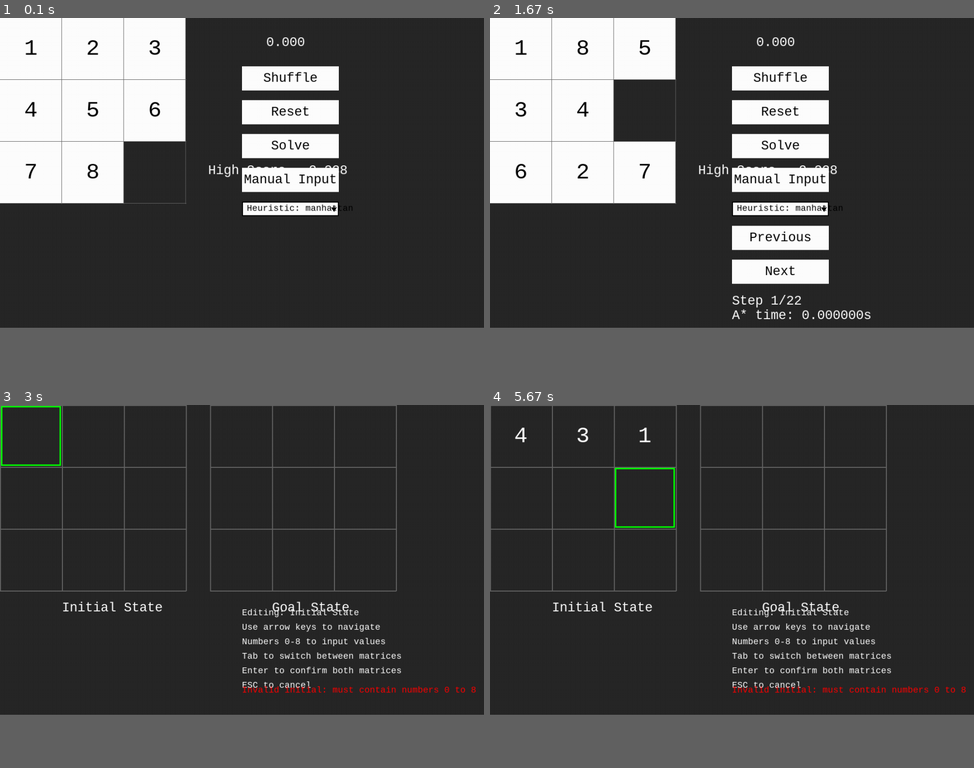
Above: before the commit, frames 1-4 (two rows, left to right).
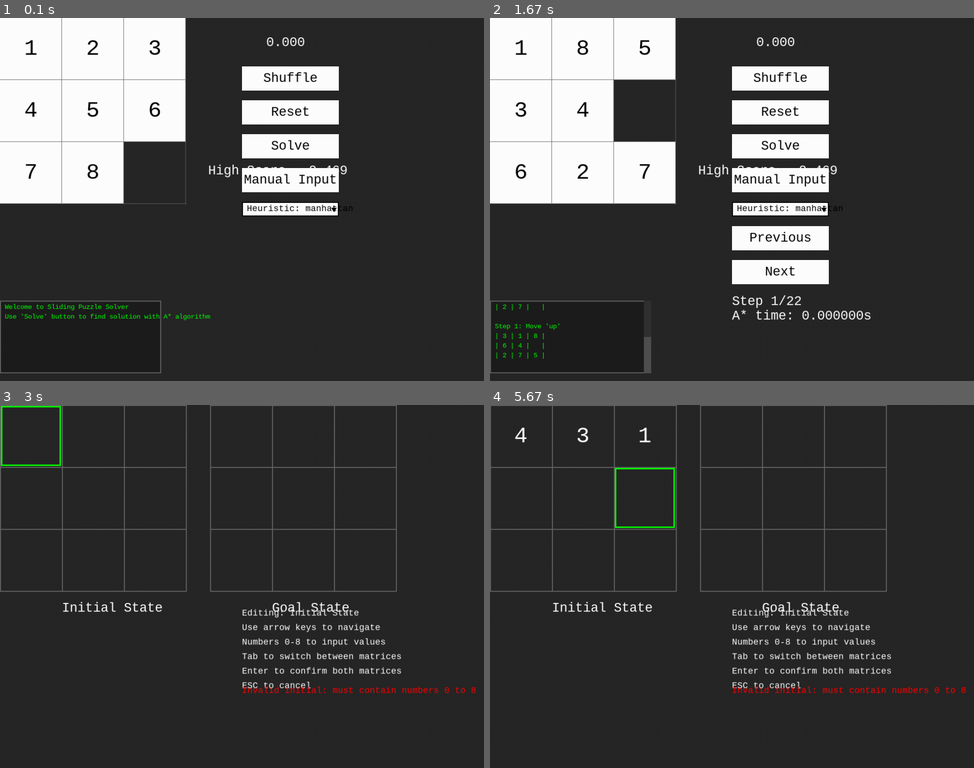
Above: after the commit, the same moments.

Repository: Heiuhoccode/A-star-For-8-Puzzle
Game: pygame game, started from repo_using_pygame/slidding-puzzle-pygame/main.py
Same seed, same stepped clock (60 frames per second), same inputs: the game is played once before the commit and once after it.
Inputs (mouse positions are in pixels of both pictures, inside the frame that each line leads up to):
- Up to frame 1 (0.1 s): no input
- Up to frame 2 (1.67 s): click "Shuffle" at 0.38 s; press the mouse at (581, 108) at 1.2 s; move the mouse to (659, 174) at 1.3 s; release the mouse at (736, 235) at 1.43 s; press the mouse at (780, 145) at 1.53 s; move the mouse to (678, 210) at 1.63 s
- Up to frame 3 (3 s): release the mouse at (82, 659) at 1.77 s; press the mouse at (290, 659) at 1.87 s; move the mouse to (353, 608) at 1.97 s; release the mouse at (416, 557) at 2.1 s; press the mouse at (290, 597) at 2.2 s; move the mouse to (208, 597) at 2.3 s; release the mouse at (121, 601) at 2.43 s; press the mouse at (290, 568) at 2.53 s; move the mouse to (227, 630) at 2.63 s; release the mouse at (169, 691) at 2.77 s; tap Enter at 2.83 s
- Up to frame 4 (5.67 s): tap 4 at 3.17 s; tap 8 at 3.5 s; tap 1 at 3.83 s; hold Up 4.17-4.47 s; move the mouse to (630, 601) at 4.2 s; hold Right 4.5-4.97 s; move the mouse to (649, 593) at 4.53 s; tap 2 at 4.65 s; hold Left 5-5.53 s; move the mouse to (664, 459) at 5.03 s; tap 3 at 5.15 s; hold Down from 5.57 s (still down); move the mouse to (819, 640) at 5.6 s
In our replay, the window is 900x576 before the commit and 900x675 after it. These sizes can differ from the game's own. Grey fills any space a smaller window leaves; there, only what the larger window draws over its background counts as a difference.

The runs differ from the first frame. In frame 1, 1.7% of the frame differs, in the area x 0-72%, y 10-98%; in frame 2, 2.2%, in the area x 0-79%, y 9-98%; in frame 3, 1.5%; in frame 4, 1.6%.

Commit message:
add log for time,..

Diff:
--- a/repo_using_pygame/slidding-puzzle-pygame/astar_results.txt
+++ b/repo_using_pygame/slidding-puzzle-pygame/astar_results.txt
@@ -46,3 +46,20 @@
 manhattan,0.001547,[1, 2, 3, 4, 5, 0, 6, 7, 8],[1, 2, 3, 4, 5, 6, 7, 8, 0]
 manhattan,3.933906,[1, 2, 3, 4, 0, 6, 7, 5, 8],[1, 2, 3, 4, 5, 6, 8, 7, 0]
 manhattan,0.001775,[1, 2, 3, 4, 5, 0, 7, 8, 6],[1, 2, 3, 4, 5, 0, 6, 7, 8]
+manhattan,0.000027,[1, 2, 3, 4, 5, 6, 7, 8, 0],[1, 2, 3, 4, 5, 6, 7, 8, 0]
+manhattan,0.014205,[8, 0, 3, 5, 4, 1, 7, 2, 6],[1, 2, 3, 4, 5, 6, 7, 8, 0]
+manhattan,0.014831,[5, 7, 1, 6, 3, 2, 8, 0, 4],[1, 2, 3, 4, 5, 6, 7, 8, 0]
+misplaced,0.132090,[1, 2, 3, 4, 5, 6, 7, 8, 0],[0, 1, 2, 3, 4, 5, 6, 7, 8]
+misplaced,0.035600,[1, 6, 5, 2, 3, 8, 7, 0, 4],[0, 1, 2, 3, 4, 5, 6, 7, 8]
+manhattan,0.036145,[2, 1, 8, 5, 6, 3, 4, 0, 7],[1, 2, 3, 4, 5, 6, 7, 8, 0]
+manhattan,0.012572,[3, 8, 5, 0, 1, 6, 7, 4, 2],[1, 2, 3, 4, 5, 6, 7, 8, 0]
+manhattan,0.004203,[6, 5, 1, 7, 8, 0, 4, 3, 2],[1, 2, 3, 4, 5, 6, 7, 8, 0]
+manhattan,0.018407,[1, 2, 3, 4, 5, 6, 7, 8, 0],[0, 1, 2, 3, 4, 5, 6, 7, 8]
+manhattan,0.001077,[4, 0, 6, 5, 3, 1, 2, 7, 8],[1, 2, 3, 4, 5, 6, 7, 8, 0]
+manhattan,0.002620,[1, 2, 3, 4, 5, 6, 7, 8, 0],[1, 2, 3, 4, 0, 5, 6, 7, 8]
+manhattan,0.003348,[6, 1, 3, 8, 7, 5, 4, 0, 2],[1, 2, 3, 4, 0, 5, 6, 7, 8]
+manhattan,0.013213,[7, 0, 8, 3, 6, 5, 2, 1, 4],[1, 2, 3, 4, 0, 5, 6, 7, 8]
+manhattan,0.003322,[2, 5, 8, 1, 4, 0, 6, 7, 3],[1, 2, 3, 4, 0, 5, 6, 7, 8]
+manhattan,0.016070,[7, 5, 4, 0, 6, 8, 1, 3, 2],[1, 2, 3, 4, 0, 5, 6, 7, 8]
+manhattan,0.006774,[1, 8, 5, 0, 6, 3, 4, 2, 7],[1, 2, 3, 4, 5, 6, 7, 8, 0]
+manhattan,0.001561,15,[2, 4, 3, 8, 6, 0, 1, 5, 7],[1, 2, 3, 4, 5, 6, 7, 8, 0]
--- a/repo_using_pygame/slidding-puzzle-pygame/high_score.txt
+++ b/repo_using_pygame/slidding-puzzle-pygame/high_score.txt
@@ -1 +1 @@
-3.338
+2.469
--- a/repo_using_pygame/slidding-puzzle-pygame/main.py
+++ b/repo_using_pygame/slidding-puzzle-pygame/main.py
@@ -36,6 +36,9 @@
         self.input_error = ""
         self.used_numbers = set()
         self.input_matrix_active = True  # True for initial matrix, False for goal matrix
+
+        # Terminal for solution steps
+        self.terminal = Terminal(0, GAME_SIZE * TILESIZE + 200, WIDTH / 3, TERMINAL_HEIGHT)
 
     def get_high_scores(self):
         with open("high_score.txt", "r") as file:
@@ -97,6 +100,10 @@
         # Get the target state (completed grid)
         goal_state = self.tiles_grid_completed
 
+        # Clear previous solution steps
+        self.terminal.clear()
+        self.terminal.add_line("Starting A* search with heuristic: " + self.current_heuristic)
+
         # Measure execution time
         start_time = time.time()
 
@@ -109,13 +116,26 @@
         self.solution_index = 0
         self.show_solution = True
 
-        # Save the results to a file
-        self.save_solve_data(self.tiles_grid, goal_state, self.current_heuristic, self.astar_execution_time)
+        # Output solution info to terminal
+        if len(self.solution_path) > 0:
+            self.terminal.add_line(f"Solution found with {len(self.solution_path)} steps!")
+            self.terminal.add_line(f"Execution time: {self.astar_execution_time:.6f} seconds")
+            self.terminal.add_line("Use Next/Previous buttons to navigate through solution")
+            self.terminal.add_line("-" * 50)
+
+            # Display the initial state
+            self.terminal.add_line("Initial state:")
+            self._add_state_to_terminal(self.tiles_grid)
+        else:
+            self.terminal.add_line("No solution found!")
+
+        # Save the results to a file (keep this intact)
+        self.save_solve_data(self.tiles_grid, goal_state, self.current_heuristic, self.astar_execution_time, len(self.solution_path))
 
         # If solution found, return True
         return len(self.solution_path) > 0
 
-    def save_solve_data(self, initial_state, goal_state, heuristic, exec_time):
+    def save_solve_data(self, initial_state, goal_state, heuristic, exec_time, steps_number):
         # Convert 2D matrices to 1D arrays for saving
         initial_flat = []
         for row in initial_state:
@@ -126,18 +146,29 @@
             goal_flat.extend(row)
 
         # Format the data as: heuristic,execution_time,initial_state,goal_state
-        data_line = f"{heuristic},{exec_time:.6f},{initial_flat},{goal_flat}\n"
+        data_line = f"{heuristic},{exec_time:.6f},{steps_number},{initial_flat},{goal_flat}\n"
 
         # Append to file
         with open("astar_results.txt", "a") as file:
             file.write(data_line)
 
+    def _add_state_to_terminal(self, state):
+        """Add a formatted state representation to the terminal"""
+        for row in state:
+            line = "| " + " | ".join([str(cell) if cell != 0 else " " for cell in row]) + " |"
+            self.terminal.add_line(line)
+        self.terminal.add_line("")  # Add empty line after state
+
     def apply_solution_step(self, step_index):
         if 0 <= step_index < len(self.solution_path):
             # Apply the solution state at the given index
-            _, state = self.solution_path[step_index]
+            move, state = self.solution_path[step_index]
             self.tiles_grid = [row[:] for row in state]  # Deep copy
             self.draw_tiles()
+
+            # Add move info to terminal
+            self.terminal.add_line(f"Step {step_index + 1}: Move '{move}'")
+            self._add_state_to_terminal(state)
 
     def next_solution_step(self):
         if self.solution_index < len(self.solution_path) - 1:
@@ -389,6 +420,11 @@
         self.input_goal_matrix = [[-1 for _ in range(GAME_SIZE)] for _ in range(GAME_SIZE)]
         self.current_input_pos = [0, 0]
 
+        # Initialize terminal with welcome message
+        self.terminal.clear()
+        self.terminal.add_line("Welcome to Sliding Puzzle Solver")
+        self.terminal.add_line("Use 'Solve' button to find solution with A* algorithm")
+
         self.draw_tiles()
 
     def run(self):
@@ -462,6 +498,9 @@
             UIElement(550, 35, "%.3f" % self.elapsed_time).draw(self.screen)
             UIElement(430, 300, "High Score - %.3f" % (self.high_score if self.high_score > 0 else 0)).draw(self.screen)
 
+            # Draw terminal
+            self.terminal.draw(self.screen)
+
         pygame.display.flip()
 
     def events(self):
@@ -469,6 +508,9 @@
             if event.type == pygame.QUIT:
                 pygame.quit()
                 quit(0)
+
+            # Handle terminal scrolling events
+            self.terminal.handle_event(event)
 
             # Handle matrix input mode
             if self.input_mode:
@@ -509,6 +551,9 @@
                             self.show_solution = False
                             self.solution_path = []
                             self.solution_index = -1
+                            # Add message to terminal
+                            self.terminal.clear()
+                            self.terminal.add_line("Shuffling puzzle...")
                         if button.text == "Reset":
                             self.new()
                         if button.text == "Solve":
--- a/repo_using_pygame/slidding-puzzle-pygame/settings.py
+++ b/repo_using_pygame/slidding-puzzle-pygame/settings.py
@@ -7,8 +7,11 @@
 
 # game settings
 WIDTH = 1000  # Increased to accommodate second matrix
-HEIGHT = 641
+HEIGHT = 750  # Increased to accommodate terminal
 FPS = 60
 title = "Sliding Puzzle Game"
 TILESIZE = 128
 GAME_SIZE = 3
+
+# Terminal settings
+TERMINAL_HEIGHT = 150
--- a/repo_using_pygame/slidding-puzzle-pygame/sprite.py
+++ b/repo_using_pygame/slidding-puzzle-pygame/sprite.py
@@ -136,3 +136,95 @@
                     return True
 
         return False
+
+class Terminal:
+    def __init__(self, x, y, width, height):
+        self.x = x
+        self.y = y
+        self.width = width
+        self.height = height
+        self.lines = []
+        self.font = pygame.font.SysFont("Consolas", 16)
+        self.line_height = 20
+        self.max_visible_lines = self.height // self.line_height
+        self.scroll_offset = 0
+        self.bg_color = (30, 30, 30)
+        self.text_color = (0, 255, 0)  # Terminal green
+        self.scrollbar_color = (80, 80, 80)
+        self.scrollbar_width = 15
+        self.scrollbar_dragging = False
+
+    def add_line(self, text):
+        self.lines.append(text)
+        # Auto-scroll to bottom when new line is added
+        if len(self.lines) > self.max_visible_lines:
+            self.scroll_offset = len(self.lines) - self.max_visible_lines
+
+    def clear(self):
+        self.lines = []
+        self.scroll_offset = 0
+
+    def draw(self, screen):
+        # Draw terminal background
+        pygame.draw.rect(screen, self.bg_color, (self.x, self.y, self.width, self.height))
+        pygame.draw.rect(screen, (100, 100, 100), (self.x, self.y, self.width, self.height), 2)
+
+        # Draw visible lines
+        visible_lines = self.lines[self.scroll_offset:self.scroll_offset + self.max_visible_lines]
+        for i, line in enumerate(visible_lines):
+            text_surf = self.font.render(line, True, self.text_color)
+            screen.blit(text_surf, (self.x + 10, self.y + i * self.line_height + 5))
+
+        # Draw scrollbar if needed
+        if len(self.lines) > self.max_visible_lines:
+            # Draw scrollbar background
+            pygame.draw.rect(screen, (50, 50, 50),
+                            (self.x + self.width - self.scrollbar_width, self.y,
+                             self.scrollbar_width, self.height))
+
+            # Calculate scrollbar position and size
+            total_content_height = len(self.lines) * self.line_height
+            visible_ratio = min(1.0, self.height / total_content_height)
+            scrollbar_height = max(20, int(self.height * visible_ratio))
+
+            scroll_position_ratio = self.scroll_offset / max(1, len(self.lines) - self.max_visible_lines)
+            scrollbar_position = int(self.y + scroll_position_ratio * (self.height - scrollbar_height))
+
+            # Draw scrollbar handle
+            pygame.draw.rect(screen, self.scrollbar_color,
+                            (self.x + self.width - self.scrollbar_width, scrollbar_position,
+                             self.scrollbar_width, scrollbar_height))
+
+    def handle_event(self, event):
+        if event.type == pygame.MOUSEBUTTONDOWN:
+            if event.button == 4:  # Scroll up
+                self.scroll_up()
+            elif event.button == 5:  # Scroll down
+                self.scroll_down()
+            elif event.button == 1:  # Left click - check for scrollbar drag
+                mouse_x, mouse_y = event.pos
+                if (self.x + self.width - self.scrollbar_width <= mouse_x <= self.x + self.width and
+                    self.y <= mouse_y <= self.y + self.height):
+                    self.scrollbar_dragging = True
+
+        elif event.type == pygame.MOUSEBUTTONUP:
+            if event.button == 1:  # Left mouse button released
+                self.scrollbar_dragging = False
+
+        elif event.type == pygame.MOUSEMOTION and self.scrollbar_dragging:
+            _, mouse_y = event.pos
+            # Calculate new scroll position
+            total_lines = max(1, len(self.lines))
+            scrollable_lines = max(0, total_lines - self.max_visible_lines)
+
+            # Map mouse position to scroll position
+            relative_y = mouse_y - self.y
+            scroll_ratio = max(0, min(1, relative_y / self.height))
+            self.scroll_offset = int(scroll_ratio * scrollable_lines)
+
+    def scroll_up(self):
+        self.scroll_offset = max(0, self.scroll_offset - 1)
+
+    def scroll_down(self):
+        max_offset = max(0, len(self.lines) - self.max_visible_lines)
+        self.scroll_offset = min(max_offset, self.scroll_offset + 1)
